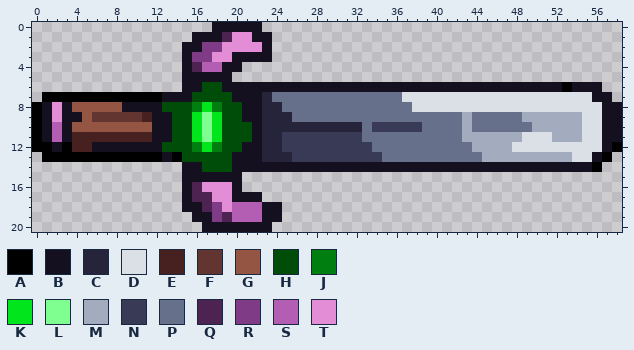
Pixel-art sprite -- Assets/Sprites/Sword_Sideways.png. The picture above is the old version.
The file is 59x21 pixels.
Palette (. is transparent): A #000000  B #141020  C #26243a  D #dbe0e7  E #46211f  F #623530  G #945542  H #004c09  J #007f10  K #00e51c  L #7fff8f  M #a3acbe  N #393a56  P #67708b  Q #4d2352  R #7f3b86  S #b45eb3  T #e38dd6
Now the later version:
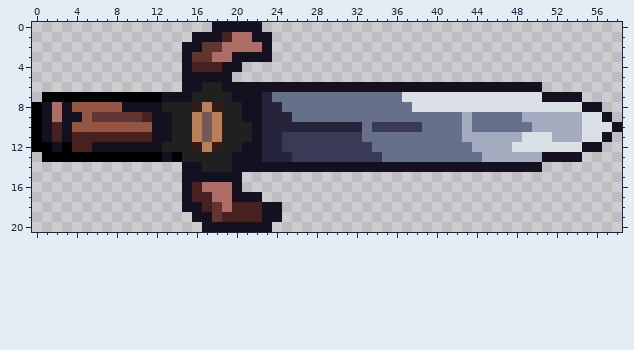
From old to new:
{"colour":"H","old":"#004c09","new":"#202020"}
{"colour":"J","old":"#007f10","new":"#331c17"}
{"colour":"K","old":"#00e51c","new":"#bb7f57"}
{"colour":"L","old":"#7fff8f","new":"#725956"}
{"colour":"T","old":"#e38dd6","new":"#ad6c65"}
{"y":1,"x":19,"old":"Q","new":"E"}
{"y":2,"x":17,"old":"RR","new":"FF"}
{"y":3,"x":16,"old":"RR","new":"FF"}
{"y":4,"x":16,"old":"QSS","new":"EEE"}
{"y":6,"x":51,"old":"BBABBB","new":"......"}
{"y":7,"x":51,"old":"DDDDDBB","new":"BBBB..."}
{"y":8,"x":55,"old":"DDBB","new":"BB.."}
{"y":9,"x":58,"old":"B","new":"."}
{"y":10,"x":2,"old":"S","new":"E"}
{"y":10,"x":57,"old":"B","new":"D"}
{"y":11,"x":2,"old":"S","new":"E"}
{"y":11,"x":58,"old":"B","new":"."}
{"y":12,"x":55,"old":"DDBA","new":"BB.."}
{"y":13,"x":51,"old":"MMMDDBA","new":"BBBB..."}
{"y":14,"x":51,"old":"BBBBBA","new":"......"}
{"y":16,"x":16,"old":"Q","new":"E"}
{"y":17,"x":16,"old":"QQ","new":"EE"}
{"y":18,"x":17,"old":"QR","new":"EF"}
{"y":18,"x":20,"old":"SSS","new":"EEE"}
{"y":19,"x":18,"old":"RQSSS","new":"FEEEE"}
{"label":"changed","picture_box":[162,32,262,222]}
{"label":"changed","picture_box":[542,82,622,172]}
{"label":"changed","picture_box":[52,102,62,142]}
